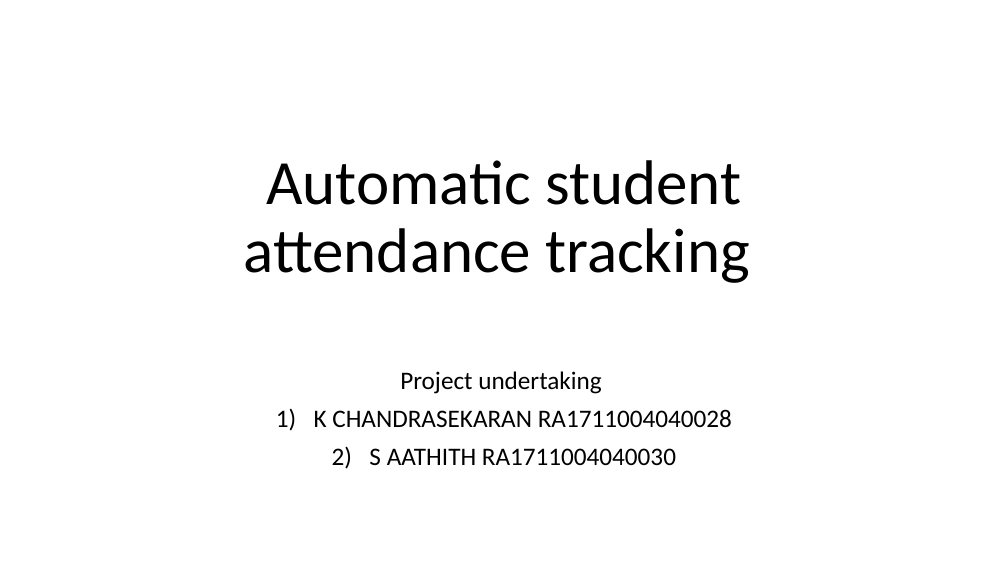
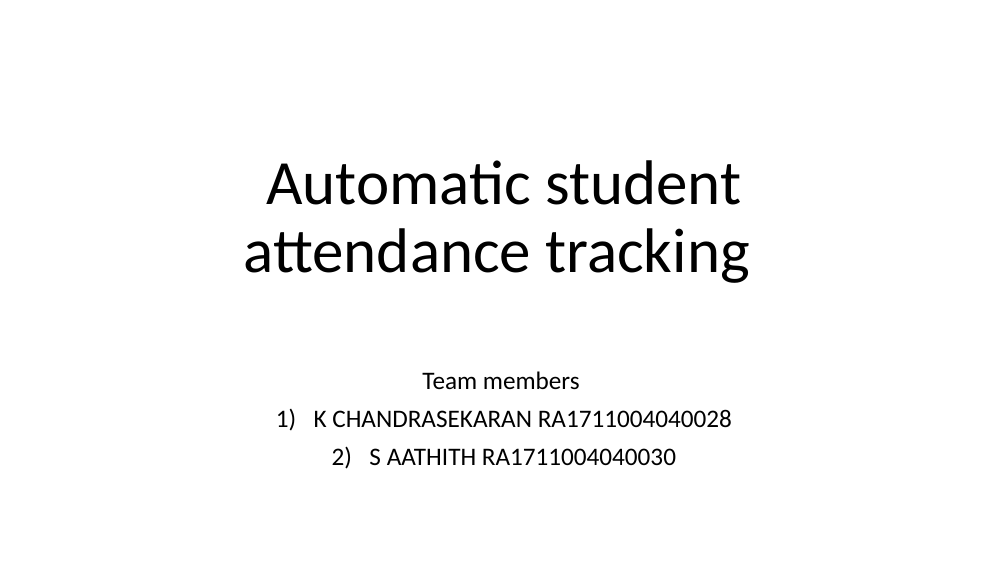
Before and after one commit to Chandru-crypted/Attendance_system_using_facial_recognition, a slide deck: slide 1 of Problem statement.pptx. Drawn at 1008x567 pixels with LibreOffice and Linux fonts; fonts in the diff are those of the drawing. Boxes give left, top, right and bottom in pixels: in the first picture for what was removed or moved away, otherwise in the second. Text is boxed around its words. In the diff, an @@ line names an element or a change of style, - is before the commit and + after.

Commit message:
edited problem statement ppt

```diff
--- a/Problem statement.pptx
+++ b/Problem statement.pptx
@@ subtitle at (422, 371, 580, 390): text changed @@
-Project undertaking
+Team members
```
Also in this commit, not shown: 1 other file.
